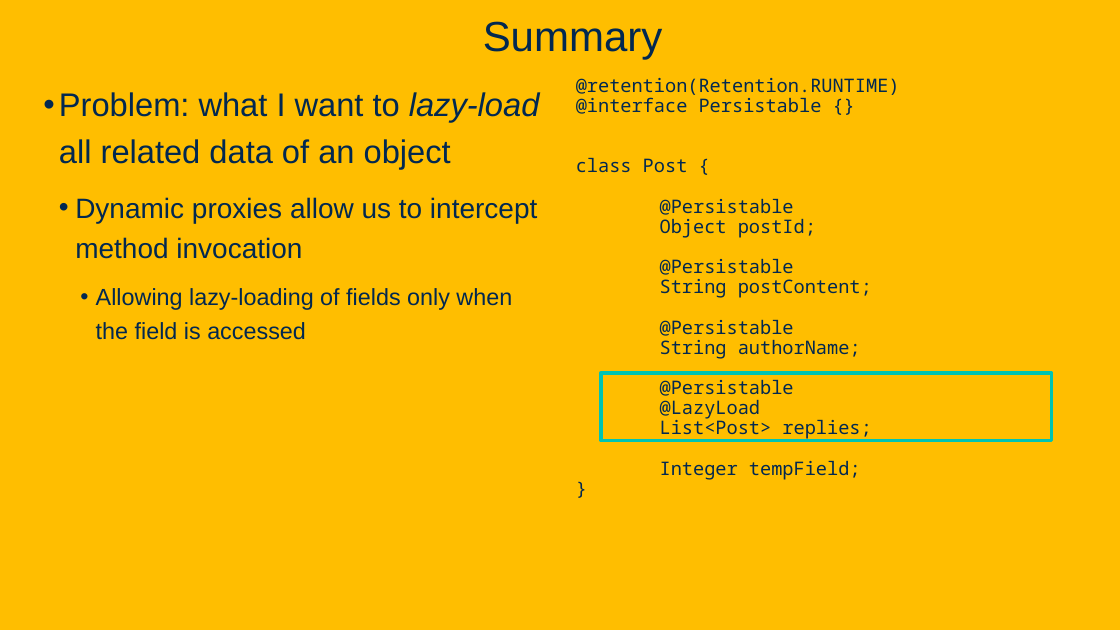
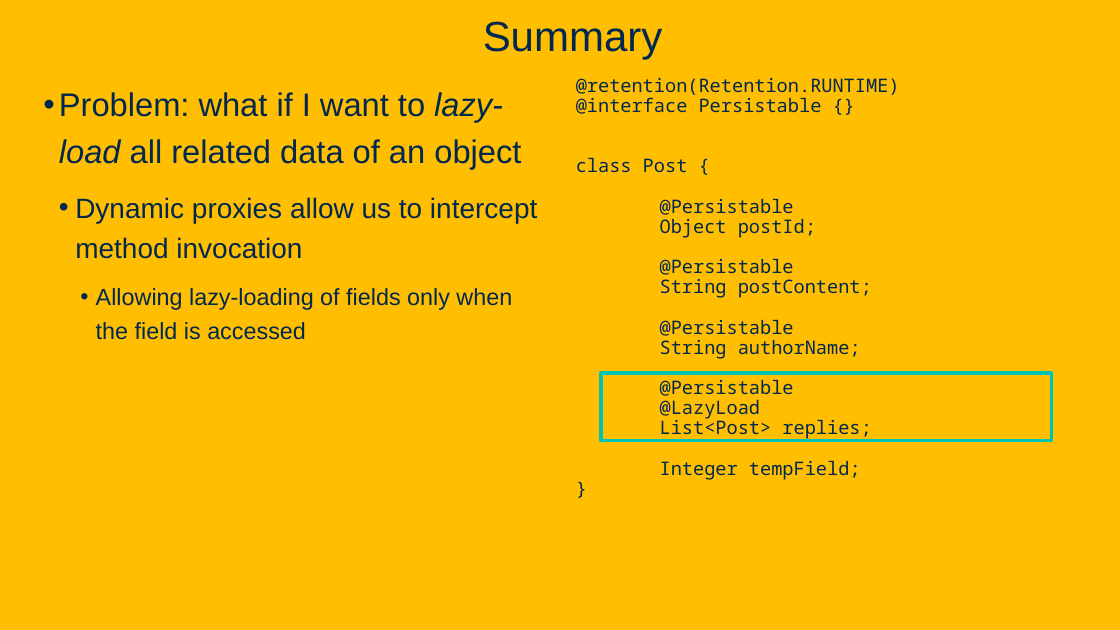
Before and after one commit to davsec-teaching/ECS160-Winter2025, a slide deck: slide 94 of slides/5_annotations_and_reflection.pptx (slide 93 before the commit). Drawn at 1120x630 pixels with LibreOffice and Linux fonts; fonts in the diff are those of the drawing; background and template pictures are left out. Boxes give left, top, right and bottom in pixels: in the first picture for what was removed or moved away, otherwise in the second. Text is boxed around its words. In the diff, an @@ line names an element or a change of style, - is before the commit and + after.

```diff
--- a/slides/5_annotations_and_reflection.pptx
+++ b/slides/5_annotations_and_reflection.pptx
@@ text at [59, 92, 521, 169]: text changed @@
-• Problem: what I want to lazy-load all related data of an object
+• Problem: what if I want to lazy-load all related data of an object
```
Also in this commit, not shown: 6 other slides changed, 1 slide added.
